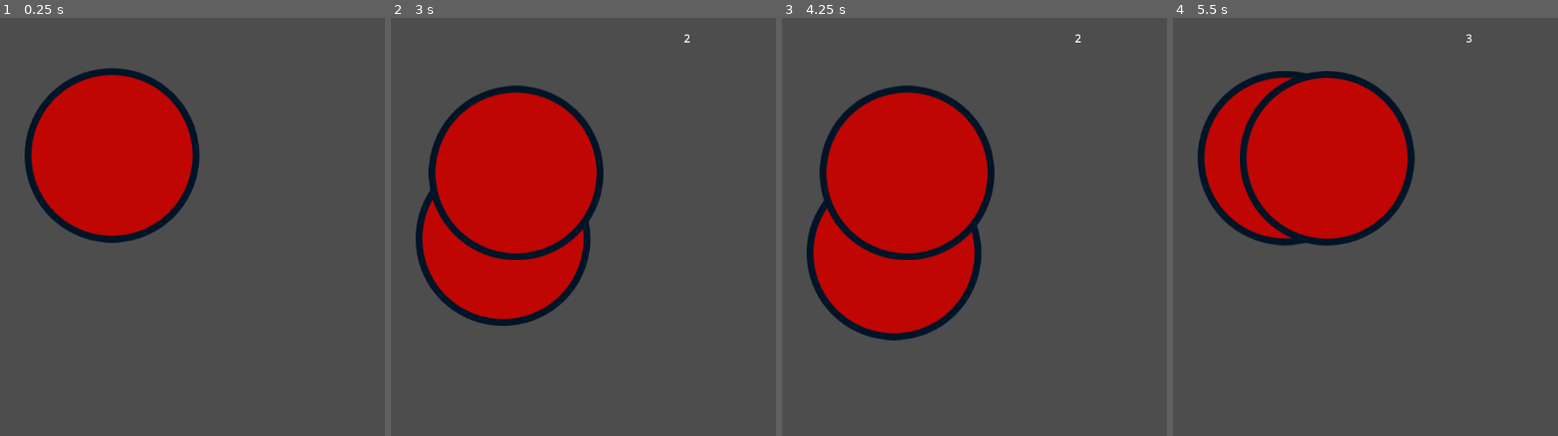
Above: before the commit, frames 1-4 (left to right).
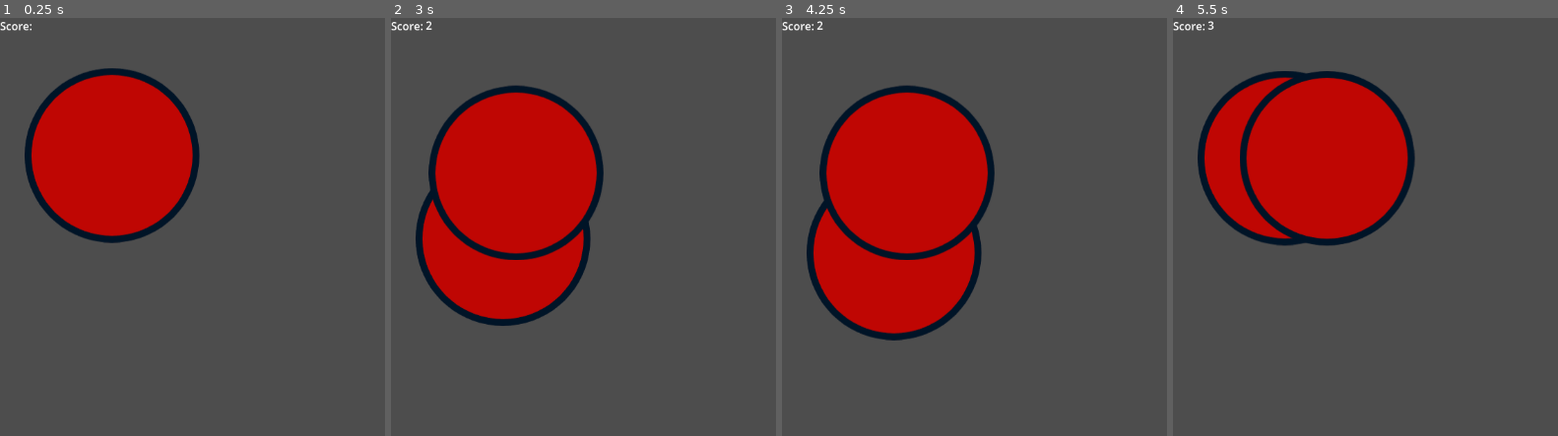
Above: after the commit, the same moments.

Repository: casellner/Idle-Jacks
Game: Godot game, scene res://game.tscn
Two runs of this game, one before a commit and one after it. Both use one fixed random seed, a clock stepped at 60 frames per second and the inputs below.
Inputs (mouse positions are in pixels of both pictures, inside the frame that each line leads up to):
- Up to frame 1 (0.25 s): no input
- Up to frame 2 (3 s): tap Enter (ui_accept) at 0.5, 0.77, 2.75 s; click (637, 206) at 1.25 s; click (637, 206) at 2 s
- Up to frame 3 (4.25 s): tap Enter (ui_accept) at 3.02 s; click (905, 172) at 3.5 s
- Up to frame 4 (5.5 s): tap Enter (ui_accept) at 5, 5.27 s

The runs differ from the first frame. In frame 1, less than 0.1% of the frame differs, in the area x 0-9%, y 0-4%; in frame 2, 0.1%; in frame 3, 0.1%; in frame 4, 0.1%, in the area x 0-78%, y 0-6%.

Commit message:
Add score label

Diff:
--- a/Godot/game.tscn
+++ b/Godot/game.tscn
@@ -21,7 +21,12 @@
 shape = SubResource("WorldBoundaryShape2D_x2bm8")
 
 [node name="Score" type="RichTextLabel" parent="."]
-offset_left = 429.0
-offset_top = 18.0
-offset_right = 469.0
-offset_bottom = 58.0
+offset_left = 51.0
+offset_top = -1.0
+offset_right = 91.0
+offset_bottom = 39.0
+
+[node name="ScoreLabel" type="RichTextLabel" parent="."]
+offset_right = 59.0
+offset_bottom = 40.0
+text = "Score:"
